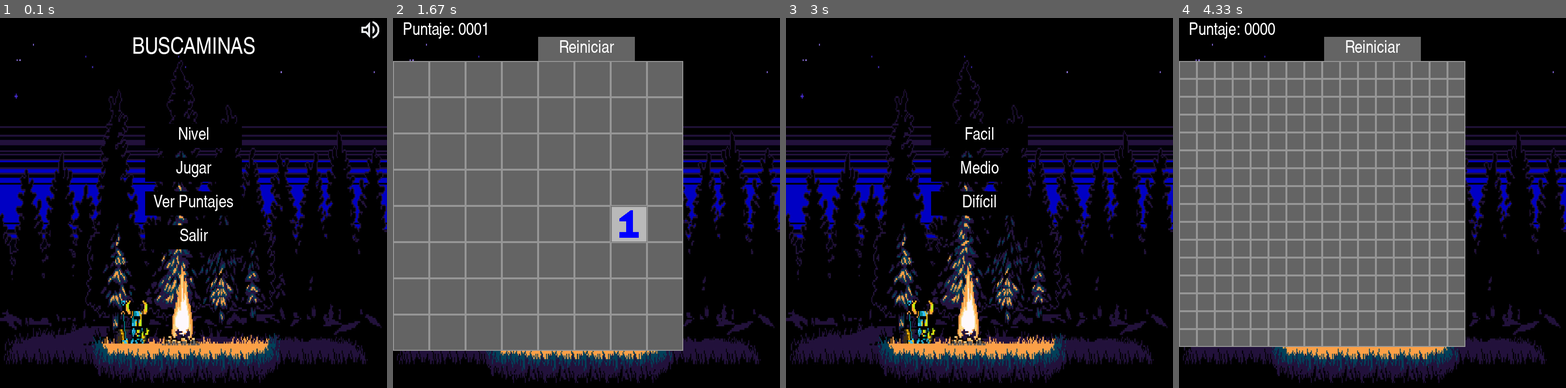
Above: before the commit, frames 1-4 (left to right).
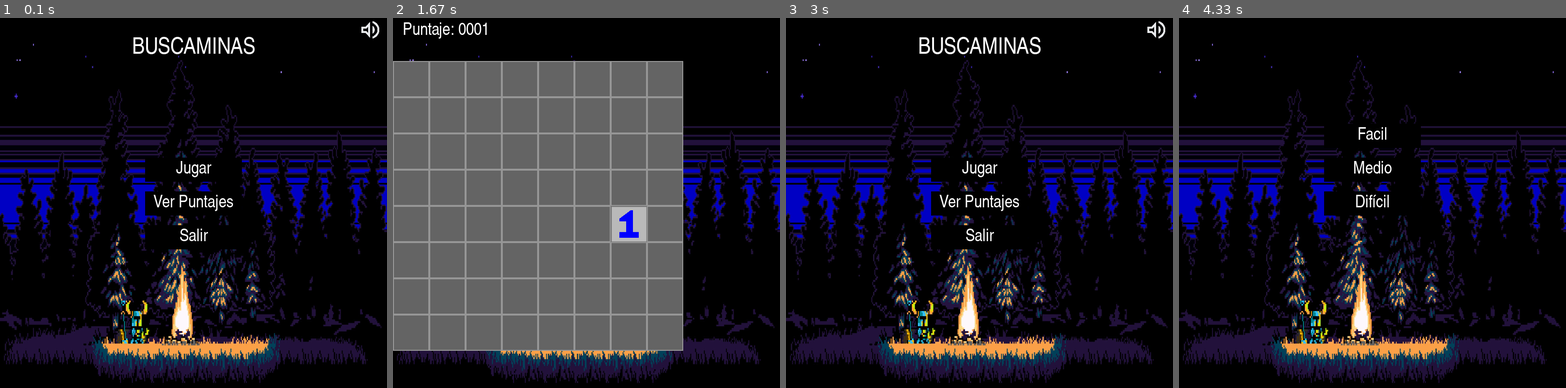
Above: after the commit, the same moments.

Repository: DaroMateo/PROGRAMACION1
Game: pygame game, started from PROGRAMACION1REC/Proyecto_Buscamina/proyecto_logica.py
The game is run twice, just before and just after one commit, with the same random seed, the same clock (stepped at 60 frames per second) and the same inputs.
Inputs (mouse positions are in pixels of both pictures, inside the frame that each line leads up to):
- Up to frame 1 (0.1 s): no input
- Up to frame 2 (1.67 s): click "Jugar" at 0.38 s; click "Difícil" at 0.72 s; click "Facil" at 1.05 s; click (632, 240) at 1.38 s
- Up to frame 3 (3 s): click (960, 306) at 1.72 s
- Up to frame 4 (4.33 s): click (1372, 169) at 3.05 s, where only the run after the commit has a clickable "Jugar"; click (1492, 195) at 3.38 s

The runs differ from the first frame. In frame 1, 0.6% of the frame differs, in the area x 37-63%, y 28-36%; in frame 2, 1.6%; in frame 3, 2.4%; in frame 4, 59%, in the area x 0-74%, y 1-89%.

Commit message:
sin_global

Diff:
--- /dev/null
+++ b/PROGRAMACION1REC/CLASE17/colisiones_imagenes_timer.py
@@ -0,0 +1,116 @@
+import pygame
+
+pygame.init()
+
+ANCHO = 1200
+ALTO = 900
+
+pantalla = pygame.display.set_mode([ANCHO, ALTO])
+
+# Imagen personaje
+imagen_personaje = pygame.image.load("Programacion_I_2C/Clase_17/personaje.jpg")
+imagen_personaje = pygame.transform.scale(imagen_personaje, (225, 225))
+rect_personaje = imagen_personaje.get_rect() # Rect -> Ubicacion (X, Y) y Tamaño (ancho y alto) -> Colisiones
+rect_personaje.x = 200
+rect_personaje.y = 675
+
+# Iamgen Roca
+imagen_roca = pygame.image.load("Programacion_I_2C/Clase_17/roca.jpg")
+imagen_roca = pygame.transform.scale(imagen_roca, (225, 225))
+rect_roca = imagen_roca.get_rect()
+rect_roca.x = (ANCHO - rect_roca.width) / 2
+rect_roca.y = (ALTO - rect_roca.height) / 2
+
+# Eventos propios
+
+mi_evento = pygame.USEREVENT + 1
+un_segundo = 1000 # 1000 milisegundos = 1 segundo
+pygame.time.set_timer(mi_evento, un_segundo)
+contador_segundos = 0
+
+# Evento para mover el personaje
+
+mi_evento_tick = pygame.USEREVENT + 2
+pygame.time.set_timer(mi_evento_tick, 5)
+
+# Textos en la pantalla
+
+nombre_ingresado = ""
+fuente = pygame.font.SysFont("Arial", 72, bold=True)
+mi_texto = fuente.render(f"Time: {contador_segundos}", True, "goldenrod")
+nombre_usuario = fuente.render(nombre_ingresado, True, "mediumaquamarine")
+
+
+corriendo = True
+
+while corriendo == True:
+    for evento in pygame.event.get():
+        if evento.type == pygame.QUIT:
+            corriendo = False
+        if evento.type == pygame.MOUSEBUTTONDOWN:
+            #evento.pos # -> hace lo mismo que la linea de abajo
+            pos_click = pygame.mouse.get_pos() # X, Y
+
+            # if pos_click[0] >= mi_boton_verde.x and pos_click[0] <= mi_boton_verde.x + mi_boton_verde.width and pos_click[1] >= mi_boton_verde.y and pos_click[1] <= mi_boton_verde.y + mi_boton_verde.height:
+            if mi_boton_verde.collidepoint(pos_click) == True:
+                print("Clickeo el boton")
+            #print("Hizo click")
+            # if evento.button == 1:
+            #     print("Click IZQ")
+            # if evento.button == 2:
+            #     print("Click RUEDITA")
+            # if evento.button == 3:
+            #     print("Click DER")
+            # if evento.button == 4:
+            #     print("Ruedita Arriba")
+            # if evento.button == 5:
+            #     print("Ruedita Abajo")
+        if evento.type == mi_evento:
+            contador_segundos += 1
+            mi_texto = fuente.render(f"Time: {contador_segundos}", True, "goldenrod")
+            #print(f"Pasaron {contador_segundos} segundos...")
+        if evento.type == mi_evento_tick:
+            teclas_apretadas = pygame.key.get_pressed() # Lista de Booleanos, donde True es una tecla apretada
+            if teclas_apretadas[pygame.K_LEFT]:
+                rect_personaje.x -= 1
+                if rect_personaje.colliderect(rect_roca) == True:
+                    rect_personaje.x += 1
+            if teclas_apretadas[pygame.K_RIGHT]:
+                rect_personaje.x += 1
+                if rect_personaje.colliderect(rect_roca) == True:
+                    rect_personaje.x -= 1
+            if teclas_apretadas[pygame.K_UP]:
+                rect_personaje.y -= 1
+                if rect_personaje.colliderect(rect_roca) == True:
+                    rect_personaje.y += 1
+            if teclas_apretadas[pygame.K_DOWN]:
+                rect_personaje.y += 1
+                if rect_personaje.colliderect(rect_roca) == True:
+                    rect_personaje.y -= 1
+        # if evento.type == pygame.KEYDOWN:
+        #     if evento.key == pygame.K_LEFT:
+        #         rect_personaje.x -= 10
+        #     if evento.key == pygame.K_RIGHT:
+        #         rect_personaje.x += 10
+        #     if evento.key == pygame.K_UP:
+        #         rect_personaje.y -= 10
+        #     if evento.key == pygame.K_DOWN:
+        #         rect_personaje.y += 10
+        if evento.type == pygame.KEYDOWN:
+            if evento.key == pygame.K_RETURN:
+                print(f"Ingreso completo {nombre_ingresado}")
+            elif evento.key == pygame.K_BACKSPACE:
+                nombre_ingresado = nombre_ingresado[0:-1]
+            else:
+                nombre_ingresado += evento.unicode
+            nombre_usuario = fuente.render(nombre_ingresado, True, "mediumaquamarine")
+
+    pantalla.fill((0, 0, 0))
+    mi_boton_verde = pygame.draw.rect(pantalla, (0, 255, 0), (50, 50, 150, 75))
+    pantalla.blit(imagen_personaje, rect_personaje)
+    pantalla.blit(imagen_roca, rect_roca)
+    pantalla.blit(mi_texto, (700, 50))
+    pantalla.blit(nombre_usuario, (700, 140))
+    pygame.display.flip()
+
+pygame.quit()
--- a/PROGRAMACION1REC/Proyecto_Buscamina/COPILOT.PY
+++ /dev/null
@@ -1,133 +0,0 @@
-import pygame
-import sys
-import random
-
-# Inicializar Pygame
-pygame.init()
-
-# Configuración de la pantalla
-ancho, alto = 800, 600
-pantalla = pygame.display.set_mode((ancho, alto))
-pygame.display.set_caption("Buscaminas")
-
-# Colores
-COLOR_BOTON = (0, 200, 0)
-COLOR_TEXTO = (255, 255, 255)
-COLOR_CASILLA = (200, 200, 200)
-COLOR_CASILLA_DESCUBIERTA = (150, 150, 150)
-COLOR_BANDERA = (255, 0, 0)
-
-# Fuentes
-fuente = pygame.font.SysFont(None, 48)
-fuente_pequena = pygame.font.SysFont(None, 36)
-
-# Cargar la imagen de fondo
-fondo = pygame.image.load("fondo1.jpg")
-fondo = pygame.transform.scale(fondo, (ancho, alto))
-
-# Cargar el sonido de fondo
-pygame.mixer.music.load("ringtones-got-theme.mp3")
-pygame.mixer.music.play(-1)  # Reproducir en bucle
-
-def crear_matriz_buscamina(filas=8, columnas=8, num_minas=10):
-    matriz = [[0 for _ in range(columnas)] for _ in range(filas)]
-    minas_colocadas = 0
-    while minas_colocadas < num_minas:
-        fila = random.randint(0, filas - 1)
-        columna = random.randint(0, columnas - 1)
-        if matriz[fila][columna] != -1:
-            matriz[fila][columna] = -1
-            minas_colocadas += 1
-    for fila in range(filas):
-        for columna in range(columnas):
-            if matriz[fila][columna] == -1:
-                continue
-            for i in range(max(0, fila - 1), min(filas, fila + 2)):
-                for j in range(max(0, columna - 1), min(columnas, columna + 2)):
-                    if matriz[i][j] == -1:
-                        matriz[fila][columna] += 1
-    return matriz
-
-def dibujar_tablero(matriz, descubiertas, banderas):
-    filas = len(matriz)
-    columnas = len(matriz[0])
-    tam_casilla = 50
-    margen = 10
-    for fila in range(filas):
-        for columna in range(columnas):
-            x = columna * (tam_casilla + margen)
-            y = fila * (tam_casilla + margen) + 100
-            rect = pygame.Rect(x, y, tam_casilla, tam_casilla)
-            if descubiertas[fila][columna]:
-                pygame.draw.rect(pantalla, COLOR_CASILLA_DESCUBIERTA, rect)
-                if matriz[fila][columna] != 0:
-                    texto = fuente_pequena.render(str(matriz[fila][columna]), True, COLOR_TEXTO)
-                    pantalla.blit(texto, (x + (tam_casilla - texto.get_width()) // 2, y + (tam_casilla - texto.get_height()) // 2))
-            else:
-                pygame.draw.rect(pantalla, COLOR_CASILLA, rect)
-                if banderas[fila][columna]:
-                    pygame.draw.rect(pantalla, COLOR_BANDERA, rect)
-
-def crear_boton(texto, x, y, ancho, alto):
-    rect = pygame.Rect(x, y, ancho, alto)
-    pygame.draw.rect(pantalla, COLOR_BOTON, rect)
-    texto_superficie = fuente.render(texto, True, COLOR_TEXTO)
-    pantalla.blit(texto_superficie, (x + (ancho - texto_superficie.get_width()) // 2, y + (alto - texto_superficie.get_height()) // 2))
-    return rect
-
-
-def juego_principal():
-    global matriz, descubiertas, banderas, puntaje  #que use la variable que está fuera de la función en lugar de crear una nueva dentro de la función.
-
-    matriz = crear_matriz_buscamina()
-    descubiertas = [[False for _ in range(8)] for _ in range(8)]
-    banderas = [[False for _ in range(8)] for _ in range(8)]
-    puntaje = 0
-    fin_juego = False
-
-    while True:
-        pantalla.blit(fondo, (0, 0))
-
-        for event in pygame.event.get():  # Manejar eventos del juego (entradas del usuario, pulsaciones de botones, teclado, etc.)
-            if event.type == pygame.QUIT:
-                pygame.quit()
-                sys.exit()  # Salir del programa cuando se cierra la ventana
-
-            elif event.type == pygame.MOUSEBUTTONDOWN:
-                x, y = event.pos
-                columna = x // 60
-                fila = (y - 100) // 60
-                if 0 <= fila < 8 and 0 <= columna < 8:
-                    if event.button == 1:  # Clic izquierdo
-                        if not banderas[fila][columna]:  # No se puede descubrir si hay una bandera
-                            descubiertas[fila][columna] = True
-                            if matriz[fila][columna] == -1:
-                                print("¡Boom! Has encontrado una mina. Has perdido la partida.")
-                                fin_juego = True
-                            else:
-                                puntaje += 1
-                    elif event.button == 3:  # Clic derecho
-                        banderas[fila][columna] = not banderas[fila][columna]
-
-                if boton_reiniciar.collidepoint(event.pos):
-                    matriz = crear_matriz_buscamina()
-                    descubiertas = [[False for _ in range(8)] for _ in range(8)]
-                    banderas = [[False for _ in range(8)] for _ in range(8)]
-                    puntaje = 0
-
-        pantalla.blit(fondo, (0, 0))
-        dibujar_tablero(matriz, descubiertas, banderas)
-        boton_reiniciar = crear_boton("Reiniciar", 300, 50, 200, 50)
-
-        # Mostrar puntaje
-        texto_puntaje = fuente.render(f"Puntaje: {puntaje:04d}", True, COLOR_TEXTO)
-        pantalla.blit(texto_puntaje, (20, 20))
-
-        if fin_juego:
-            pygame.time.wait(1000)
-            juego_principal()
-
-        pygame.display.flip()
-
-# Iniciar el juego
-juego_principal()
--- a/PROGRAMACION1REC/Proyecto_Buscamina/proyecto_logica.py
+++ b/PROGRAMACION1REC/Proyecto_Buscamina/proyecto_logica.py
@@ -51,7 +51,7 @@
 
 # Fuentes
 fuente = pygame.font.Font(NOMBRE_FUENTE, 36)  # Tamaño de la fuente de texto (36 pixeles)
-fuente_pequena = pygame.font.SysFont(None, 36)
+#fuente_pequena = pygame.font.SysFont(None, 36)
 
 # Configurar pantalla
 pantalla = pygame.display.set_mode((ANCHO, ALTO))
@@ -338,8 +338,7 @@
 
 #Dibujar tablero
 
-def dibujar_tablero(matriz, descubiertas, banderas, pantalla, fuente, tam_casilla):
-    # Cargar imágenes para los números
+def cargar_imagenes():
     imagenes_numeros = {
         1: pygame.image.load(r"PROGRAMACION1REC\Proyecto_Buscamina\images\1.png"),
         2: pygame.image.load(r"PROGRAMACION1REC\Proyecto_Buscamina\images\2.png"),
@@ -351,68 +350,74 @@
         8: pygame.image.load(r"PROGRAMACION1REC\Proyecto_Buscamina\images\8.png"),
     }
 
-    # Cargar imágenes de minas y bandera
     imagen_mina = pygame.image.load(r"PROGRAMACION1REC\Proyecto_Buscamina\images\unclicked-bomb.png")
     imagen_mina_explotada = pygame.image.load(r"PROGRAMACION1REC\Proyecto_Buscamina\images\bomb-at-clicked-block.png")
     imagen_bandera_mina = pygame.image.load(r"PROGRAMACION1REC\Proyecto_Buscamina\images\flag.png")
     imagen_vacia = pygame.image.load(r"PROGRAMACION1REC\Proyecto_Buscamina\images\empty-block.png")
 
-
+    return imagenes_numeros, imagen_mina, imagen_mina_explotada, imagen_bandera_mina, imagen_vacia
+
+
+def dibujar_celda(pantalla, x, y, tam_casilla, tipo, imagenes, numero=None):
+    imagenes_numeros, imagen_mina, imagen_mina_explotada, imagen_bandera_mina, imagen_vacia = imagenes
+
+    if tipo == "mina_explotada":
+        pantalla.blit(imagen_mina_explotada, (x, y))
+    elif tipo == "bandera":
+        imagen_bandera = pygame.transform.scale(imagen_bandera_mina, (tam_casilla, tam_casilla))
+        pantalla.blit(imagen_bandera, (x, y))
+    elif tipo == "numero" and numero:
+        imagen_numero = imagenes_numeros.get(numero)
+        if imagen_numero:
+            imagen_redimensionada = pygame.transform.scale(imagen_numero, (tam_casilla, tam_casilla))
+            pantalla.blit(imagen_redimensionada, (x, y))
+    elif tipo == "vacia":
+        imagen_vacia_redimensionada = pygame.transform.scale(imagen_vacia, (tam_casilla, tam_casilla))
+        pantalla.blit(imagen_vacia_redimensionada, (x, y))
+    elif tipo == "oculta":
+        pygame.draw.rect(pantalla, (100, 100, 100), (x, y, tam_casilla, tam_casilla))
+        pygame.draw.rect(pantalla, (150, 150, 150), (x, y, tam_casilla, tam_casilla), 2)
+
+
+def manejar_celda_fin_juego(pantalla, fila, columna, x, y, tam_casilla, matriz, banderas, descubiertas, imagenes):
+    if matriz[fila][columna] == -1:  # Mina
+        if banderas[fila][columna]:
+            dibujar_celda(pantalla, x, y, tam_casilla, "bandera", imagenes)
+        else:
+            dibujar_celda(pantalla, x, y, tam_casilla, "mina_explotada", imagenes)
+    elif descubiertas[fila][columna]:
+        if matriz[fila][columna] == 0:
+            dibujar_celda(pantalla, x, y, tam_casilla, "vacia", imagenes)
+        else:
+            dibujar_celda(pantalla, x, y, tam_casilla, "numero", imagenes, matriz[fila][columna])
+
+
+def manejar_celda_juego_normal(pantalla, fila, columna, x, y, tam_casilla, matriz, banderas, descubiertas, imagenes):
+    if descubiertas[fila][columna]:
+        if matriz[fila][columna] == 0:
+            dibujar_celda(pantalla, x, y, tam_casilla, "vacia", imagenes)
+        else:
+            dibujar_celda(pantalla, x, y, tam_casilla, "numero", imagenes, matriz[fila][columna])
+    else:
+        dibujar_celda(pantalla, x, y, tam_casilla, "oculta", imagenes)
+        if banderas[fila][columna]:
+            dibujar_celda(pantalla, x, y, tam_casilla, "bandera", imagenes)
+
+
+def dibujar_tablero(matriz, descubiertas, banderas, pantalla, tam_casilla):
+    imagenes = cargar_imagenes()
     filas, columnas = len(matriz), len(matriz[0])
 
     for fila in range(filas):
         for columna in range(columnas):
             x = columna * tam_casilla
-            y = fila * tam_casilla + 100  # Desplazar 100 píxeles hacia abajo para evitar el área del puntaje
-
-            # Si el juego ha terminado, mostrar las minas
-            if fin_juego:
-                if matriz[fila][columna] == -1:  # Mina
-                    if banderas[fila][columna]:  # Si hay una bandera sobre la mina
-                        pantalla.blit(imagen_bandera_mina, (x, y))
-                    else:  # Mostrar la mina explotada si se pierde
-                        pantalla.blit(imagen_mina_explotada, (x, y))
-                else:
-                    # Si no es una mina, y está descubierta, mostrar las celdas vacías o los números
-                    if descubiertas[fila][columna]:
-                        if matriz[fila][columna] == 0:
-                            imagen_vacia_redimensionada = pygame.transform.scale(imagen_vacia, (tam_casilla, tam_casilla))
-                            pantalla.blit(imagen_vacia_redimensionada, (x, y))
-                        elif matriz[fila][columna] > 0:
-                            imagen_numero = imagenes_numeros.get(matriz[fila][columna])
-                            if imagen_numero:
-                                imagen_redimensionada = pygame.transform.scale(imagen_numero, (tam_casilla, tam_casilla))
-                                pantalla.blit(imagen_redimensionada, (x, y))
-                    else:
-                        # Si la celda está oculta y no es una mina, mostrar las casillas no descubiertas
-                        pygame.draw.rect(pantalla, (100, 100, 100), (x, y, tam_casilla, tam_casilla))
-                        pygame.draw.rect(pantalla, (150, 150, 150), (x, y, tam_casilla, tam_casilla), 2)
-                        # Dibujar la bandera si está marcada
-                        if banderas[fila][columna]:
-                            bandera_redimensionada = pygame.transform.scale(imagen_bandera_mina, (tam_casilla, tam_casilla))
-                            pantalla.blit(bandera_redimensionada, (x, y))
-            else:
-                # Normalmente dibujar el tablero en el juego
-                if descubiertas[fila][columna]:
-                    pygame.draw.rect(pantalla, (200, 200, 200), (x, y, tam_casilla, tam_casilla))
-                    pygame.draw.rect(pantalla, (150, 150, 150), (x, y, tam_casilla, tam_casilla), 2)
-
-                    # Mostrar número o imagen de celda vacía
-                    if matriz[fila][columna] == 0:
-                        imagen_vacia_redimensionada = pygame.transform.scale(imagen_vacia, (tam_casilla, tam_casilla))
-                        pantalla.blit(imagen_vacia_redimensionada, (x, y))
-                    elif matriz[fila][columna] > 0:
-                        imagen_numero = imagenes_numeros.get(matriz[fila][columna])
-                        if imagen_numero:
-                            imagen_redimensionada = pygame.transform.scale(imagen_numero, (tam_casilla, tam_casilla))
-                            pantalla.blit(imagen_redimensionada, (x, y))
-                else:
-                    # Dibujar celda oculta y bandera
-                    pygame.draw.rect(pantalla, (100, 100, 100), (x, y, tam_casilla, tam_casilla))
-                    pygame.draw.rect(pantalla, (150, 150, 150), (x, y, tam_casilla, tam_casilla), 2)
-                    if banderas[fila][columna]:
-                        bandera_redimensionada = pygame.transform.scale(imagen_bandera_mina, (tam_casilla, tam_casilla))
-                        pantalla.blit(bandera_redimensionada, (x, y))
+            y = fila * tam_casilla + 100  # Ajustar para el área de puntaje
+
+            if fin_juego:  # Fin del juego
+                manejar_celda_fin_juego(pantalla, fila, columna, x, y, tam_casilla, matriz, banderas, descubiertas, imagenes)
+            else:  # Durante el juego
+                manejar_celda_juego_normal(pantalla, fila, columna, x, y, tam_casilla, matriz, banderas, descubiertas, imagenes)
+
 
 
 #Menu y Bucle principal
@@ -447,7 +452,6 @@
     Returns:
     None
     """
-    global idioma #que use la variable que está fuera de la función en lugar de crear una nueva dentro de la función.
 
     # Reproducir música de fondo
     sonido_fondo.play(loops=-1)
@@ -458,7 +462,7 @@
         dibujar_texto(pantalla, "BUSCAMINAS", 48, POSICION_TITULO[0], POSICION_TITULO[1])
 
         # Dibujar botones
-        dibujar_boton("Nivel", ANCHO / 2 - ANCHO_BOTON / 2, INICIO_BOTON_Y - ESPACIADO_BOTON, ANCHO_BOTON, ALTO_BOTON, NEGRO, (200, 200, 200), seleccionar_nivel)
+
         dibujar_boton("Jugar", ANCHO / 2 - ANCHO_BOTON / 2, INICIO_BOTON_Y, ANCHO_BOTON, ALTO_BOTON, NEGRO, (200, 200, 200), iniciar_juego)
         dibujar_boton("Ver Puntajes", ANCHO / 2 - ANCHO_BOTON / 2, INICIO_BOTON_Y + ESPACIADO_BOTON, ANCHO_BOTON, ALTO_BOTON, NEGRO, (200, 200, 200), mostrar_ranking)
         dibujar_boton("Salir", ANCHO / 2 - ANCHO_BOTON / 2, INICIO_BOTON_Y + 2 * ESPACIADO_BOTON, ANCHO_BOTON, ALTO_BOTON, NEGRO, (200, 200, 200), pygame.quit)
@@ -519,18 +523,19 @@
     return tam_casilla
 
 def juego_principal():
-    global matriz, descubiertas, banderas, puntaje
-
+
+    """Inicia una nueva partida del Buscaminas."""
     filas, columnas, num_minas = seleccionar_nivel()
+
+    # Inicializar el estado del juego
     matriz = crear_matriz_buscamina(filas, columnas, num_minas)
     descubiertas = [[False for _ in range(columnas)] for _ in range(filas)]
     banderas = [[False for _ in range(columnas)] for _ in range(filas)]
     puntaje = 0
     fin_juego = False
-
     tam_casilla = ajustar_tamano_casilla(filas, columnas)
 
-    while True:
+    while not fin_juego:  # Bucle de la partida
         pantalla.blit(imagen_fondo, (0, 0))
 
         for event in pygame.event.get():
@@ -555,6 +560,57 @@
                     elif event.button == 3:  # Clic derecho
                         banderas[fila][columna] = not banderas[fila][columna]
 
+        # Dibujar el tablero con imágenes y números
+        dibujar_tablero(matriz, descubiertas, banderas, pantalla, tam_casilla)
+
+        # Mostrar el puntaje
+        texto_puntaje = fuente.render(f"Puntaje: {puntaje:04d}", True, COLOR_TEXTO)
+        pantalla.blit(texto_puntaje, (20, 20))
+
+        pygame.display.flip()
+
+    # Mostrar mensaje de fin de partida antes de regresar al menú
+    pygame.time.wait(1000)
+    menu_principal()  # Regresar al menú principal
+
+
+"""def juego_principal():
+    global matriz, descubiertas, banderas, puntaje
+
+    filas, columnas, num_minas = seleccionar_nivel()
+    matriz = crear_matriz_buscamina(filas, columnas, num_minas)
+    descubiertas = [[False for _ in range(columnas)] for _ in range(filas)]
+    banderas = [[False for _ in range(columnas)] for _ in range(filas)]
+    puntaje = 0
+    fin_juego = False
+
+    tam_casilla = ajustar_tamano_casilla(filas, columnas)
+
+    while True:
+        pantalla.blit(imagen_fondo, (0, 0))
+
+        for event in pygame.event.get():
+            if event.type == pygame.QUIT:
+                pygame.quit()
+                sys.exit()
+
+            elif event.type == pygame.MOUSEBUTTONDOWN:
+                x, y = event.pos
+                columna = x // tam_casilla
+                fila = (y - 100) // tam_casilla
+
+                if 0 <= fila < filas and 0 <= columna < columnas:
+                    if event.button == 1:  # Clic izquierdo
+                        if not banderas[fila][columna]:  # No se puede descubrir si hay una bandera
+                            if matriz[fila][columna] == -1:  # Si encuentra una mina
+                                print("¡Boom! Has encontrado una mina. Has perdido la partida.")
+                                fin_juego = True
+                            else:
+                                descubrir_vacias(fila, columna, matriz, descubiertas, filas, columnas)
+                                puntaje += 1
+                    elif event.button == 3:  # Clic derecho
+                        banderas[fila][columna] = not banderas[fila][columna]
+
                 if boton_reiniciar.collidepoint(event.pos):
                     matriz = crear_matriz_buscamina(filas, columnas, num_minas)
                     descubiertas = [[False for _ in range(columnas)] for _ in range(filas)]
@@ -575,9 +631,7 @@
             pygame.time.wait(1000)
             juego_principal()
 
-        pygame.display.flip()
-
-
+        pygame.display.flip()"""
 
 # Iniciar el juego
 menu_principal()
